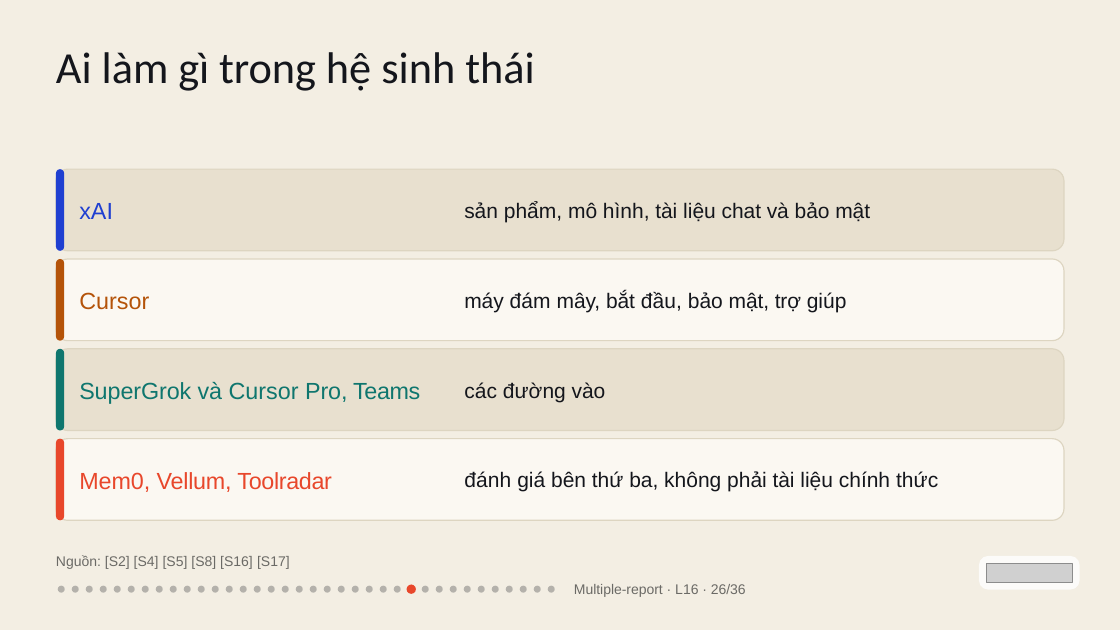
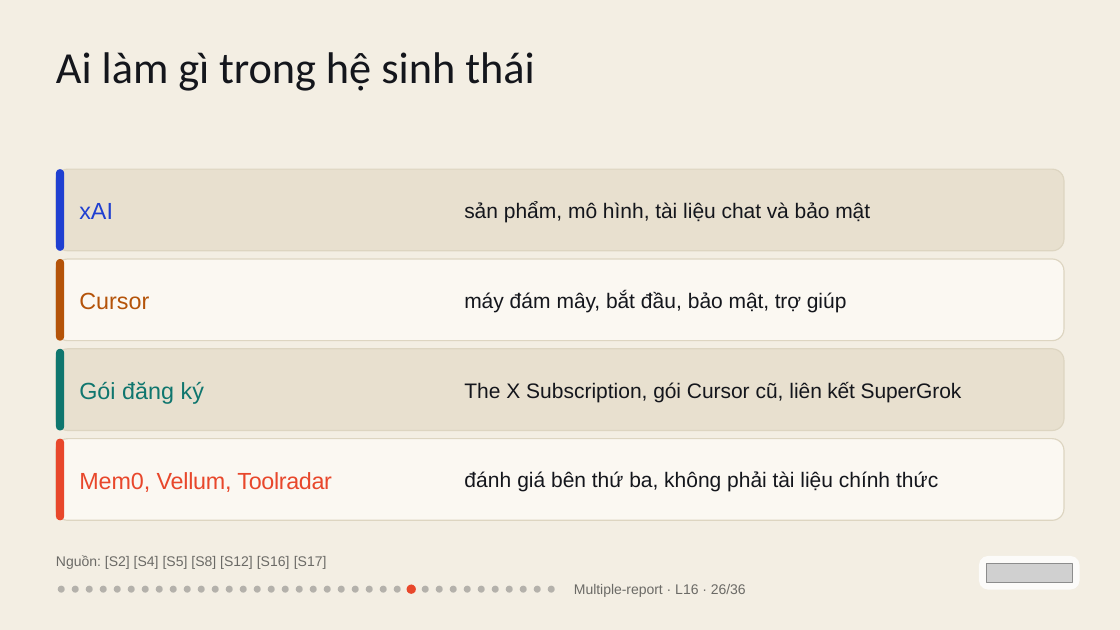
Before and after one commit to vohoailinh90/Multiple-report, a slide deck: slide 26 of lessons/L16/L16.pptx. Drawn at 1120x630 pixels with LibreOffice and Linux fonts; fonts in the diff are those of the drawing; grey boxes stand for pictures. Boxes give left, top, right and bottom in pixels: in the first picture for what was removed or moved away, otherwise in the second. Text is boxed around its words. In the diff, an @@ line names an element or a change of style, - is before the commit and + after.

```diff
--- a/lessons/L16/L16.pptx
+++ b/lessons/L16/L16.pptx
@@ text at (x1=79, y1=381, x2=204, y2=404): text changed @@
-SuperGrok và Cursor Pro, Teams
+Gói đăng ký
@@ text at (x1=464, y1=382, x2=962, y2=402): text changed @@
-các đường vào
+The X Subscription, gói Cursor cũ, liên kết SuperGrok
@@ text at (x1=56, y1=555, x2=327, y2=569): text changed @@
-Nguồn: [S2] [S4] [S5] [S8] [S16] [S17]
+Nguồn: [S2] [S4] [S5] [S8] [S12] [S16] [S17]
```
Also in this commit, not shown: 7 other slides changed, 1 slide added, 1 slide removed, 1 other file.
